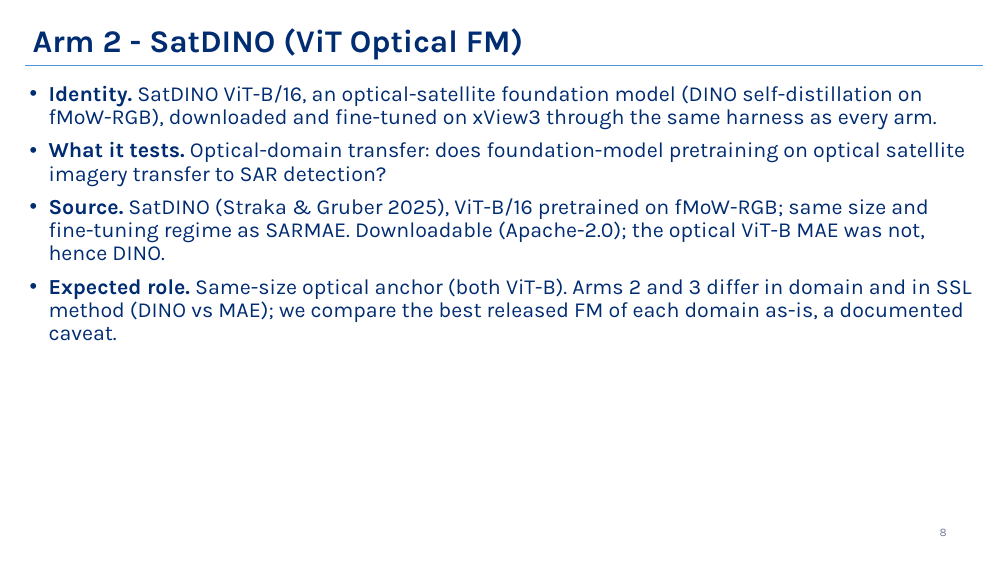
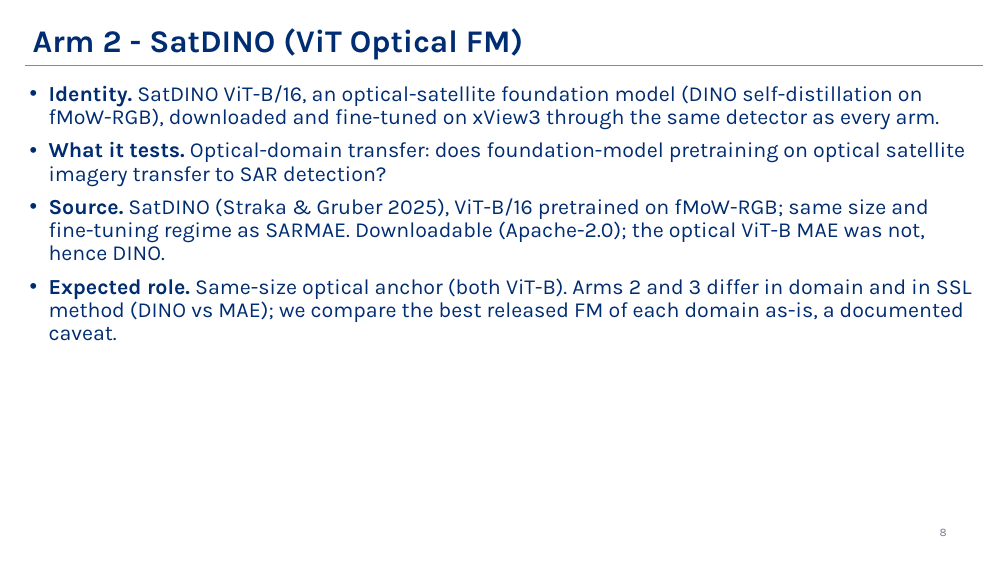
Before and after one commit to jroth1414/SAR-VesselBench, a slide deck: slide 8 of xview3_jhu_pitch_v12.pptx. Drawn at 1008x567 pixels with LibreOffice and Linux fonts; fonts in the diff are those of the drawing; background and template pictures are left out. Boxes give left, top, right and bottom in pixels: in the first picture for what was removed or moved away, otherwise in the second. Text is boxed around its words. In the diff, an @@ line names an element or a change of style, - is before the commit and + after.

Commit message:
docs: rename "harness" -> "detector" / "detection pipeline" (professor feedback)
Per feedback that "harness" misleadingly connotes tool-calling/infrastructure,
rename the shared fixed apparatus across the proposal (+recompiled PDF), the pitch
deck, DEVPLAN, AGENTS, and README. Uses "detector" (and "detection pipeline" for
the training-loop / slide-title sense) rather than the literal suggestion
"architecture", which would collide with the study's "architecture-matched tracks
/ architecture families (ViT vs CNN)" axis. Identifiers renamed consistently:
configs/harness.yaml -> configs/detector.yaml, sprint-3-harness -> sprint-3-detector,
test_harness_immutable -> test_detector_immutable. The detection head stays "head".

Deck edited via XML substitution on the 6 affected slides only (2,4,6,10,11,13);
verified byte-identical to the original in all other parts (98 parts, 8 images
intact) and schema-validated. Also gitignore Office ~$ lock files.

```diff
--- a/xview3_jhu_pitch_v12.pptx
+++ b/xview3_jhu_pitch_v12.pptx
@@ text at (49,85,939,130): text changed @@
-• Identity. SatDINO ViT-B/16, an optical-satellite foundation model (DINO self-distillation on fMoW-RGB), downloaded and fine-tuned on xView3 through the same harness as every arm.
+• Identity. SatDINO ViT-B/16, an optical-satellite foundation model (DINO self-distillation on fMoW-RGB), downloaded and fine-tuned on xView3 through the same detector as every arm.
```
Also in this commit, not shown: 5 other slides changed, 6 other files.
